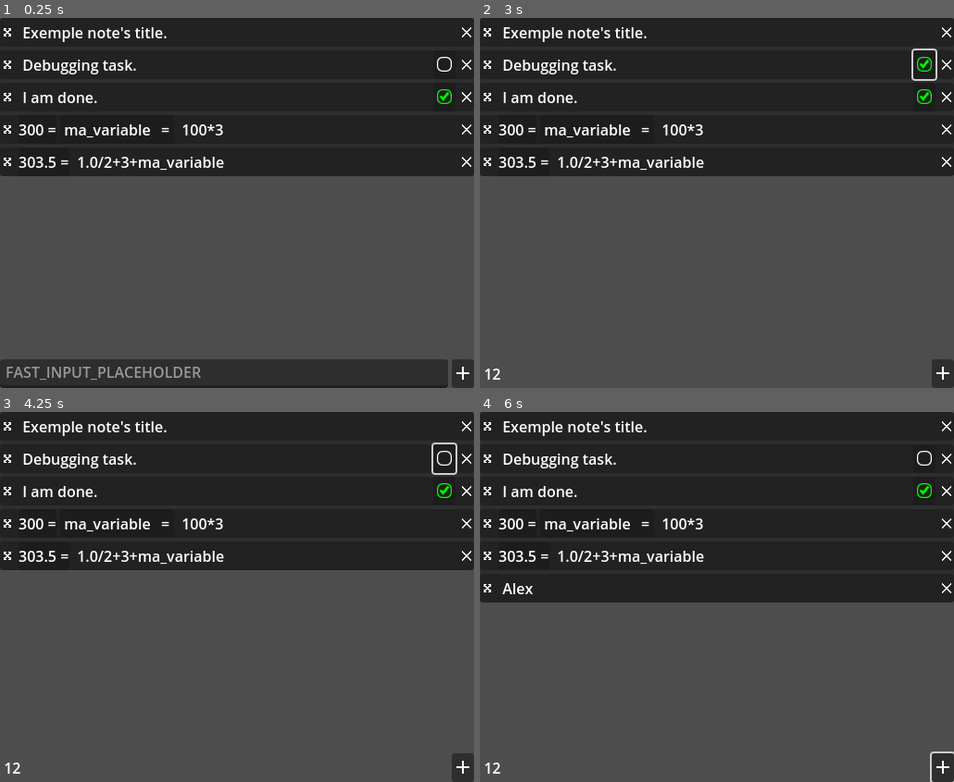
Above: before the commit, frames 1-4 (two rows, left to right).
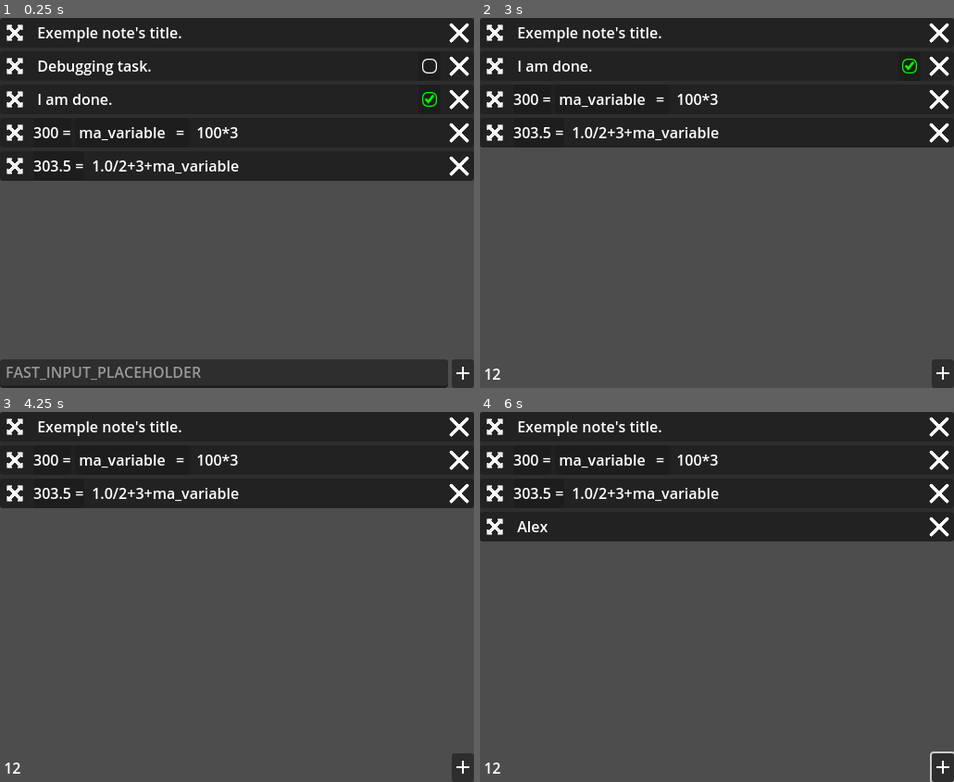
Above: after the commit, the same moments.

Repository: xorblo-doitus/Bloc-notes-plus-plus
Game: Godot game, scene res://src/app/main.tscn
The game is run twice, just before and just after one commit, with the same random seed, the same clock (stepped at 60 frames per second) and the same inputs. The engine's default icon, where the game draws it, is replaced by a stand-in: a white triangle on a blue panel in a dark square.
Inputs (mouse positions are in pixels of both pictures, inside the frame that each line leads up to):
- Up to frame 1 (0.25 s): no input
- Up to frame 2 (3 s): click (702, 373) at 0.52 s; type "12" at 0.6 s; click (489, 32) at 1.27 s; click (489, 32) at 2.02 s; click (925, 66) at 2.77 s
- Up to frame 3 (4.25 s): click (445, 460) at 3.52 s
- Up to frame 4 (6 s): click (944, 767) at 4.25 s; click (731, 626) at 5.02 s; type "Alex" at 5.1 s; click "OK" at 5.75 s

The runs differ from the first frame. In frame 1, 5.9% of the frame differs, in the area x 0-100%, y 1-44%; in frame 2, 11%; in frame 3, 19%; in frame 4, 20%, in the area x 0-100%, y 1-52%.

Commit message:
Increase button size

Diff:
--- a/src/gui/displaying_notes/note_display/note_display_button.tscn
+++ b/src/gui/displaying_notes/note_display/note_display_button.tscn
@@ -3,7 +3,7 @@
 [ext_resource type="Texture2D" uid="uid://btk271e0heuq2" path="res://icon.svg" id="1_fr31j"]
 
 [node name="NoteDisplayButton" type="TextureButton"]
-custom_minimum_size = Vector2(16, 16)
+custom_minimum_size = Vector2(32, 32)
 texture_normal = ExtResource("1_fr31j")
 ignore_texture_size = true
 stretch_mode = 5
